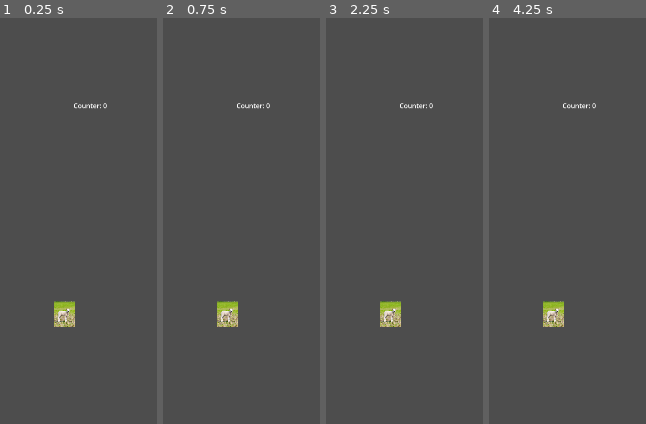
Above: before the commit, frames 1-4 (left to right).
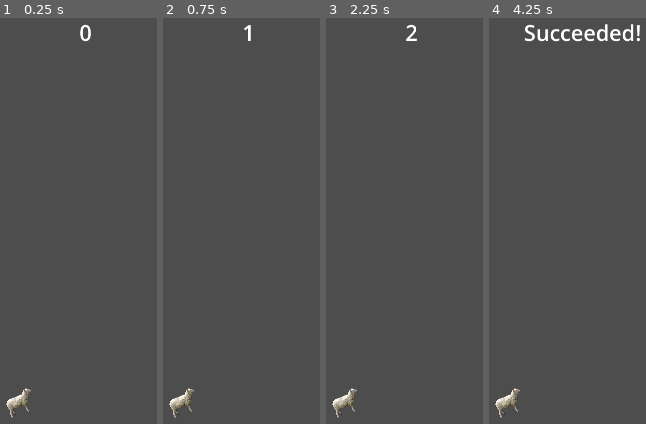
Above: after the commit, the same moments.

Repository: FrostyJoel/GameJam121124
Game: Godot game, scene res://scenes/count_sheep_minigame.tscn
Same seed, same stepped clock (60 frames per second), same inputs: the game is played once before the commit and once after it. This scene is started directly instead of the project's main scene.
Inputs:
- Up to frame 1 (0.25 s): no input
- Up to frame 2 (0.75 s): tap Enter at 0.5 s; tap H (Action1) at 0.6 s
- Up to frame 3 (2.25 s): tap J (Action2) at 0.8, 1.35 s; tap Space at 1.25 s; tap H (Action1) at 1.55, 2.1 s; tap Enter at 2 s
- Up to frame 4 (4.25 s): tap J (Action2) at 2.3, 2.85, 3.8 s; tap Space at 2.75 s; tap H (Action1) at 3.05, 3.6 s; tap Enter at 3.5 s

The runs differ from the first frame. In frame 1, 1.7% of the frame differs, in the area x 3-69%, y 1-99%; in frame 2, 1.6%; in frame 3, 1.6%; in frame 4, 2.8%, in the area x 3-97%, y 1-99%.

Commit message:
Update Game Logic
- Counter now works with buttons A and B
- Counter detects if player succeeded or failed and tells player
- Sheep now come in various sizes and rotations.

Diff:
--- a/scenes/count_sheep.tscn
+++ b/scenes/count_sheep.tscn
@@ -1,9 +1,9 @@
 [gd_scene load_steps=2 format=3 uid="uid://dgvn8y262ouhe"]
 
-[ext_resource type="Texture2D" uid="uid://cfob5j3l5mdug" path="res://assets/images/sheep_picture.png" id="1_thrny"]
+[ext_resource type="Texture2D" uid="uid://q5lmt6be6x16" path="res://assets/images/Sheep-PNG.png" id="1_jsq6c"]
 
 [node name="Count_Sheep" type="Node2D"]
 
 [node name="SheepPicture" type="Sprite2D" parent="."]
 scale = Vector2(0.1, 0.1)
-texture = ExtResource("1_thrny")
+texture = ExtResource("1_jsq6c")
--- a/scenes/count_sheep_minigame.tscn
+++ b/scenes/count_sheep_minigame.tscn
@@ -9,3 +9,9 @@
 [node name="Camera2D" type="Camera2D" parent="."]
 
 [node name="Control" parent="." instance=ExtResource("2_805o5")]
+
+[node name="CooldownTimer" type="Timer" parent="."]
+wait_time = 4.0
+one_shot = true
+
+[connection signal="timeout" from="CooldownTimer" to="." method="_on_cooldown_timer_timeout"]
--- a/scripts/count_sheep_minigame.gd
+++ b/scripts/count_sheep_minigame.gd
@@ -1,9 +1,9 @@
 extends Node2D
 var RandAmountOfSheep : int = randi_range(1,6)
 var CurrentAmountOfSheep : int
-@onready var UI : RichTextLabel = $Control.get_child(0)
-
-
+@onready var UI : Label = $Control.get_child(0)
+var counter : int = 0
+var Game_Ongoing : bool = true
 # Called when the node enters the scene tree for the first time.
 func _ready() -> void:
 
@@ -14,9 +14,39 @@
 	for n in CurrentAmountOfSheep:
 		var _sheep_instance = _sheep.instantiate()
 		get_tree().current_scene.add_child(_sheep_instance)
-		_sheep_instance.global_position.x = randf_range(-250, 250)
-		_sheep_instance.global_position.y = randf_range(-250, 250)
-
+		_sheep_instance.global_position.x = randf_range(-500, 400)
+		_sheep_instance.global_position.y = randf_range(-500, 500)
+		_sheep_instance.rotation = randi_range(0, 359)
+		var Sheep_Size_Set = randf_range(0.5, 2.5)
+		_sheep_instance.scale.x = Sheep_Size_Set
+		_sheep_instance.scale.y = Sheep_Size_Set
+	$CooldownTimer.start()
 # Called every frame. 'delta' is the elapsed time since the previous frame.
 func _process(delta: float) -> void:
 	pass
+
+func _input(event: InputEvent) -> void:
+	if Input.is_action_just_pressed("Action1") && Game_Ongoing:
+		BumpCounterUp()
+	if Input.is_action_just_pressed("Action2") && Game_Ongoing:
+		BumpCounterDown()
+
+func BumpCounterUp():
+	counter = counter + 1
+	UI.text = str(counter)
+
+func BumpCounterDown():
+	if(counter > 0):
+		counter = counter - 1
+		UI.text = str(counter)
+
+func _on_cooldown_timer_timeout() -> void:
+	Game_Ongoing = false
+	if(CurrentAmountOfSheep == counter):
+		#return success here
+		pass
+		UI.text = ("Succeeded!")
+	else:
+		#return failure here
+		pass
+		UI.text = ("Failed!")
--- a/ui/sheep_counter_ui.tscn
+++ b/ui/sheep_counter_ui.tscn
@@ -14,18 +14,15 @@
 grow_horizontal = 2
 grow_vertical = 2
 
-[node name="SheepCounterText" type="RichTextLabel" parent="."]
+[node name="Label" type="Label" parent="."]
 layout_mode = 1
-anchors_preset = 8
+anchors_preset = 5
 anchor_left = 0.5
-anchor_top = 0.5
 anchor_right = 0.5
-anchor_bottom = 0.5
-offset_left = -48.5
-offset_top = -300.0
-offset_right = 48.5
-offset_bottom = -271.0
+offset_left = -34.0
+offset_right = 34.0
+offset_bottom = 72.0
 grow_horizontal = 2
-grow_vertical = 2
-text = "Counter: 0
+theme_override_font_sizes/font_size = 52
+text = "0
 "
Binary file added: assets/images/Sheep-PNG.png
Not shown, added: assets/images/Sheep-PNG.png.import
